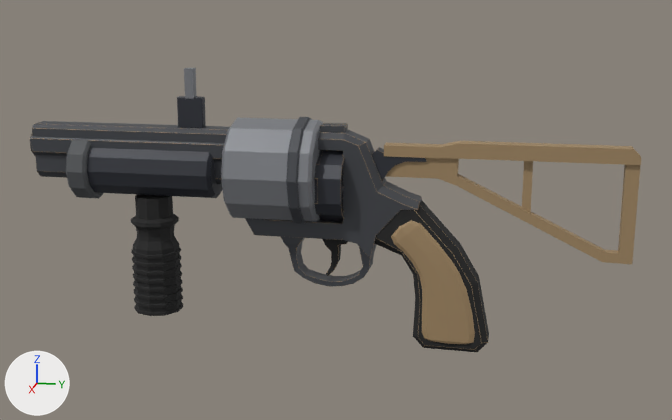
Before and after pictures for a commit that changed the glTF model assets/kitbash/grenade_launcher.glb.
Before and after are seen from a camera (50 mm lens) standing at (0.878, 0.192, 0.354) and looking at (-0.003, 0.016, 0.134). Lighting does not change. The marker at lower left points along +X, +Y and +Z. The older version comes first. Vertices at exactly the same position are counted once.

The first picture shows 'grenade_launcher'.
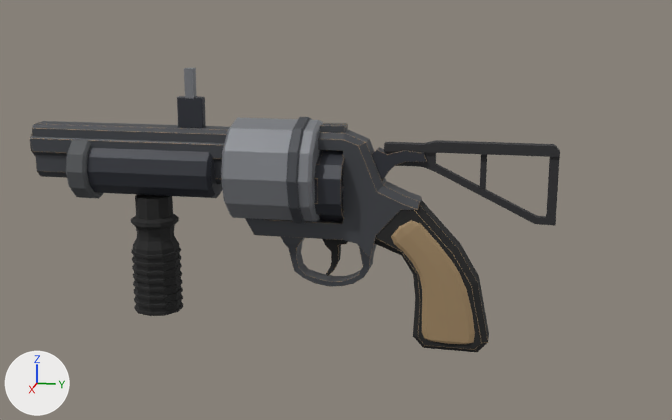
The newer file is also rescaled (x1.136), turned or shifted as a whole; pictures and numbers use the older file's frame.

What differs and where, as boxes [x1, y1, x2, y2] in the pictures (672 x 420 px; the box of a moved part takes in the faces that stretch with it):
'grenade_launcher', reshaped (13% narrower)
    before: [30, 68, 641, 352]
    after: [30, 68, 560, 352]
part 1 of me_revolver_2_001, moved or reshaped
    before: [522, 161, 533, 213]
    after: [480, 154, 487, 190]
part 2 of me_revolver_2_001, moved or reshaped
    before: [384, 141, 641, 264]
    after: [384, 140, 560, 226]

Diff of the bpy script that builds the scene:
```diff
--- a/assets/kitbash/grenade_launcher.glb.py
+++ b/assets/kitbash/grenade_launcher.glb.py
@@ me_revolver_2_001 @@
 # used by ob_grenade_launcher; location = (0.0, 0.0, 0.0)
-me_revolver_2_001.from_pydata(...)  # 2380 vertices, 4588 faces; spans x -0.054..0.054, y -0.3..0.3, z 0.0..0.271
+me_revolver_2_001.from_pydata(...)  # 2380 vertices, 4588 faces; spans x -0.054..0.054, y -0.3..0.228, z 0.0..0.271
+# me_revolver_2_001 part 1: the loose piece of 8 vertices spanning x -0.002..0.002, y 0.196..0.204, z 0.139..0.201 is scaled about its middle by 0.695, then moved by (0.0, -0.041, 0.011), in mat_zed_polymer (black #2b2b2e)
+# me_revolver_2_001 part 2: the loose piece of 80 vertices spanning x -0.008..0.008, y 0.065..0.3, z 0.097..0.206 is scaled about its middle by 0.695, then moved by (0.0, -0.036, 0.017), in mat_zed_polymer (black #2b2b2e)
 me_revolver_2_001.materials.append(mat_zed_tan)
```
